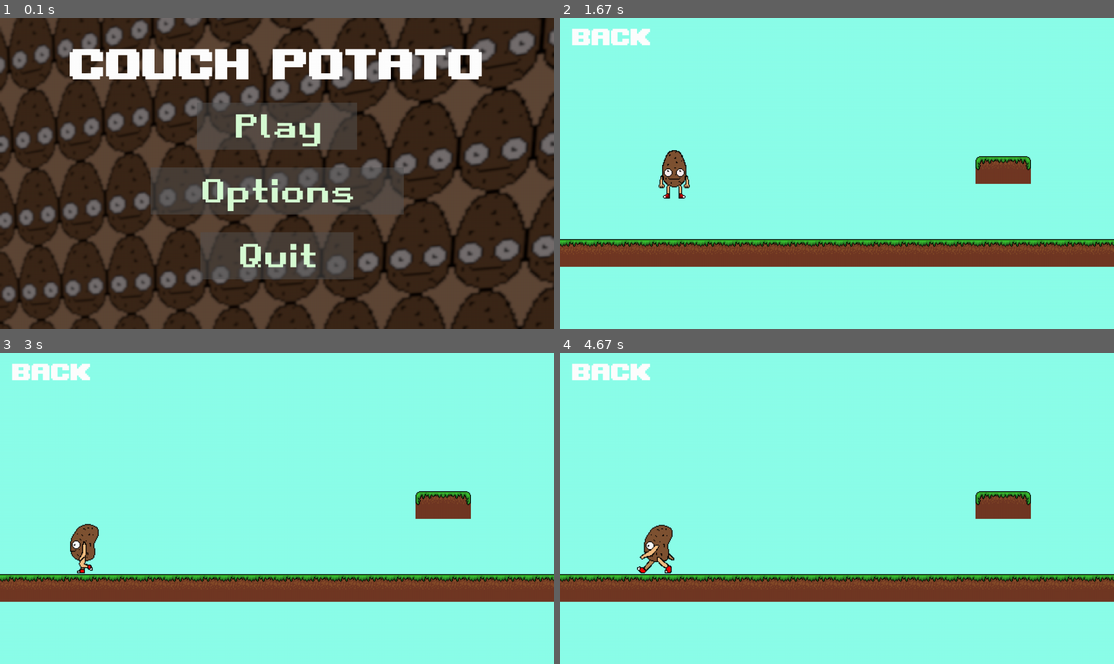
Above: before the commit, frames 1-4 (two rows, left to right).
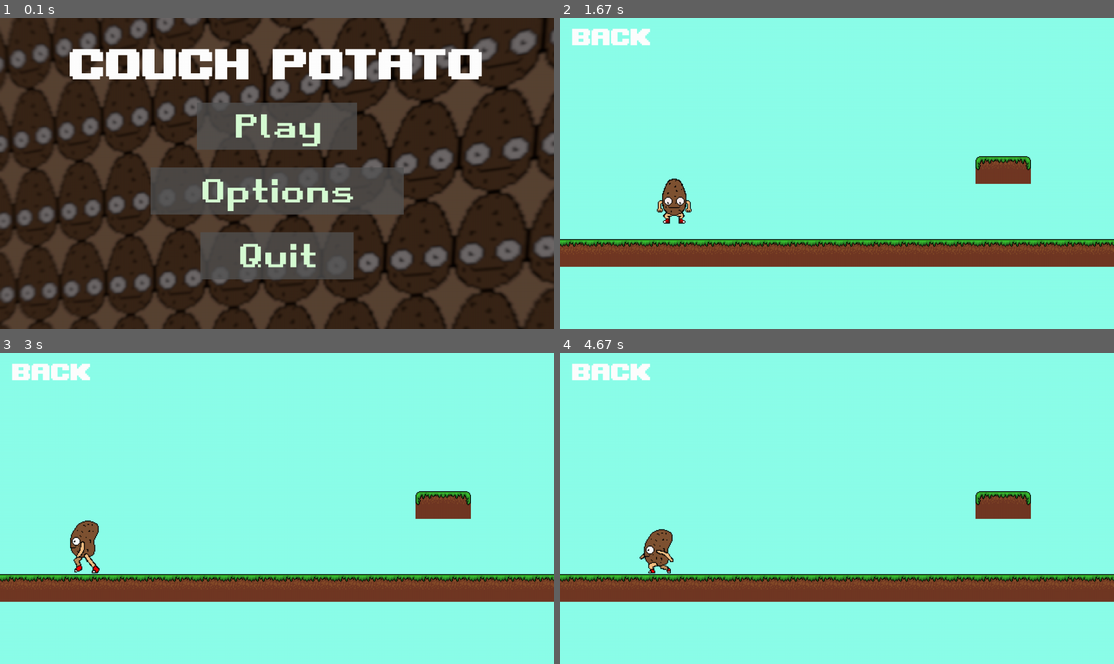
Above: after the commit, the same moments.

Repository: 6Danio6/gra-pygame
Game: pygame game, started from main.py
Two runs of this game, one before a commit and one after it. Both use one fixed random seed, a clock stepped at 60 frames per second and the inputs below.
Inputs (mouse positions are in pixels of both pictures, inside the frame that each line leads up to):
- Up to frame 1 (0.1 s): no input
- Up to frame 2 (1.67 s): click "Play" at 0.38 s; click (770, 148) at 0.72 s, where only the run after the commit has a clickable "1"; hold D 1-1.47 s; hold W from 1.5 s (still down)
- Up to frame 3 (3 s): release W at 1.8 s; hold D 1.83-2.3 s; hold A 2.33-2.87 s; hold A from 2.9 s (still down)
- Up to frame 4 (4.67 s): release A at 3.3 s; hold W 3.33-3.7 s; hold D 3.73-4.37 s; hold A from 4.4 s (still down)

The runs differ from the first frame. In frame 1, 1.3% of the frame differs, in the area x 0-100%, y 0-100%; in frame 2, 1.0%; in frame 3, 0.5%; in frame 4, 0.5%.

Commit message:
level selector w menu, zaczęty plik z kanapą

Diff:
--- /dev/null
+++ b/couch.py
@@ -0,0 +1,19 @@
+import pygame, settings, menu
+
+class Couch:
+    def __init__(self):
+        self.image = pygame.image.load("couch.png")
+        self.width = self.image.get_width()
+        self.height = self.image.get_height()
+        self.hitbox = pygame.Rect(0,0,self.width,self.height)
+        self.collisions = []
+
+    def tick(self, keys, tiles):
+        self.picture_cords = [self.hitbox.x, self.hitbox.y]
+        self.movement = [0,0]
+        if len(self.collisions) > 0:
+            menu.Menu()
+
+    def draw(self):
+        self.image = pygame.transform.flip(self.image,self.flip,False)
+        settings.Display.blit(self.image,(self.picture_cords[0] ,self.picture_cords[1]))
--- a/gra.py
+++ b/gra.py
@@ -2,9 +2,9 @@
 from button import Button
 from kartofel import Player
 
-def Gra():
+def Gra(map_number):
     tile_pics = settings.load_tiles()
-    game_map = settings.load_map("map")
+    game_map = settings.load_map(f"maps/map{map_number}")
     player = Player()
     tiles = []
     while True:
--- /dev/null
+++ b/levels.py
@@ -0,0 +1,55 @@
+from button import Button
+import pygame, settings, sys, gra, menu
+
+def Levels():
+    while True:
+        bg = pygame.image.load("backgrounds/bg5.png")
+        bg = pygame.transform.scale(bg, (settings.window_size[0],settings.window_size[1]))
+        settings.screen.blit(bg, (0, 0))
+
+        MENU_MOUSE_POS = pygame.mouse.get_pos()
+
+        MENU_TEXT = settings.get_font(1,100).render("LEVELS", False, "#ffffff")
+        MENU_RECT = MENU_TEXT.get_rect(center=(640, 100))
+
+        BUTTON_1 = Button(image=pygame.image.load("buttons/square.png"), pos=(490, 300),
+                            text_input="1", font=settings.get_font(2,75), base_color="#d7fcd4", hovering_color="White")
+        BUTTON_2 = Button(image=pygame.image.load("buttons/square.png"), pos=(640, 300),
+                            text_input="2", font=settings.get_font(2,75), base_color="#d7fcd4", hovering_color="White")
+        BUTTON_3 = Button(image=pygame.image.load("buttons/square.png"), pos=(790, 300),
+                            text_input="3", font=settings.get_font(2,75), base_color="#d7fcd4", hovering_color="White")
+        BUTTON_4 = Button(image=pygame.image.load("buttons/square.png"), pos=(490, 450),
+                            text_input="4", font=settings.get_font(2,75), base_color="#d7fcd4", hovering_color="White")
+        BUTTON_5 = Button(image=pygame.image.load("buttons/square.png"), pos=(640, 450),
+                            text_input="5", font=settings.get_font(2,75), base_color="#d7fcd4", hovering_color="White")
+        BUTTON_6 = Button(image=pygame.image.load("buttons/square.png"), pos=(790, 450),
+                            text_input="6", font=settings.get_font(2,75), base_color="#d7fcd4", hovering_color="White")
+        PLAY_BACK = Button(image=None, pos=(120, 40), text_input="BACK", font=settings.get_font(1,75), base_color="White", hovering_color="Green")
+        PLAY_BACK.changeColor(MENU_MOUSE_POS)
+        settings.screen.blit(MENU_TEXT, MENU_RECT)
+
+        for button in [BUTTON_1,BUTTON_2,BUTTON_3,BUTTON_4,BUTTON_5,BUTTON_6]:
+            button.changeColor(MENU_MOUSE_POS)
+            button.update(settings.screen)
+
+        for event in pygame.event.get():
+            if event.type == pygame.QUIT:
+                pygame.quit()
+                sys.exit()
+            if event.type == pygame.MOUSEBUTTONDOWN:
+                if BUTTON_1.checkForInput(MENU_MOUSE_POS):
+                    gra.Gra(1)
+                if BUTTON_2.checkForInput(MENU_MOUSE_POS):
+                    gra.Gra(2)
+                if BUTTON_3.checkForInput(MENU_MOUSE_POS):
+                    gra.Gra(3)
+                if BUTTON_4.checkForInput(MENU_MOUSE_POS):
+                    gra.Gra(4)
+                if BUTTON_5.checkForInput(MENU_MOUSE_POS):
+                    gra.Gra(5)
+                if BUTTON_6.checkForInput(MENU_MOUSE_POS):
+                    gra.Gra(6)
+                if PLAY_BACK.checkForInput(MENU_MOUSE_POS):
+                    menu.Menu()
+
+        pygame.display.update()
--- /dev/null
+++ b/maps/map2.txt
@@ -0,0 +1,12 @@
+00 00 00 00 00 00 00 00 00 00 00 00 00 00 00 00 00 00 00 00
+00 00 00 00 00 00 00 00 00 00 00 00 00 00 00 00 00 00 00 00
+00 00 00 00 00 00 00 00 00 00 00 00 00 00 00 00 00 00 00 00
+00 00 00 00 00 00 00 00 00 00 00 00 00 00 00 00 00 00 00 00
+00 00 00 00 00 00 00 00 00 00 00 00 00 00 00 00 00 00 00 00
+00 00 00 00 00 00 00 00 00 00 00 00 00 00 00 25 29 00 00 00
+00 00 00 00 00 00 00 00 00 00 25 29 00 00 00 00 00 00 00 00
+00 00 00 00 00 00 00 00 00 00 00 00 00 00 00 00 00 00 00 00
+05 05 05 05 05 05 00 00 00 00 00 00 00 00 00 00 00 00 00 00
+00 00 00 00 00 00 00 00 00 00 00 00 00 00 00 00 00 00 00 00
+00 00 00 00 00 00 00 00 00 00 00 00 00 00 00 00 00 00 00 00
+00 00 00 00 00 00 00 00 00 00 00 00 00 00 00 00 00 00 00 00
--- /dev/null
+++ b/maps/map3.txt
@@ -0,0 +1,12 @@
+00 00 00 00 00 00 00 00 00 00 00 00 00 00 00 00 00 00 00 00
+00 00 00 00 00 00 00 00 00 00 00 00 00 00 00 00 00 00 00 00
+00 00 00 00 00 00 00 00 00 00 00 00 00 00 00 00 00 00 00 00
+00 00 00 00 00 00 00 00 00 00 00 00 00 00 00 00 00 00 00 00
+00 00 00 00 00 00 00 00 00 00 00 00 00 00 00 00 00 00 00 00
+00 00 00 00 00 00 00 00 00 00 00 00 00 00 00 25 29 00 00 00
+00 00 00 00 00 00 00 00 00 00 00 00 00 00 00 00 00 00 00 00
+00 00 00 00 00 00 00 00 00 00 00 00 00 00 00 00 00 00 00 00
+05 05 05 05 05 05 05 05 05 05 05 05 05 05 05 05 05 05 05 05
+00 00 00 00 00 00 00 00 00 00 00 00 00 00 00 00 00 00 00 00
+00 00 00 00 00 00 00 00 00 00 00 00 00 00 00 00 00 00 00 00
+00 00 00 00 00 00 00 00 00 00 00 00 00 00 00 00 00 00 00 00
--- /dev/null
+++ b/maps/map4.txt
@@ -0,0 +1,12 @@
+00 00 00 00 00 00 00 00 00 00 00 00 00 00 00 00 00 00 00 00
+00 00 00 00 00 00 00 00 00 00 00 00 00 00 00 00 00 00 00 00
+00 00 00 00 00 00 00 00 00 00 00 00 00 00 00 00 00 00 00 00
+00 00 00 00 00 00 00 00 00 00 00 00 00 00 00 00 00 00 00 00
+00 00 00 00 00 00 00 00 00 00 00 00 00 00 00 00 00 00 00 00
+00 00 00 00 00 00 00 00 00 00 00 00 00 00 00 25 29 00 00 00
+00 00 00 00 00 00 00 00 00 00 00 00 00 00 00 00 00 00 00 00
+00 00 00 00 00 00 00 00 00 00 00 00 00 00 00 00 00 00 00 00
+05 05 05 05 05 05 05 05 05 05 05 05 05 05 05 05 05 05 05 05
+00 00 00 00 00 00 00 00 00 00 00 00 00 00 00 00 00 00 00 00
+00 00 00 00 00 00 00 00 00 00 00 00 00 00 00 00 00 00 00 00
+00 00 00 00 00 00 00 00 00 00 00 00 00 00 00 00 00 00 00 00
--- /dev/null
+++ b/maps/map5.txt
@@ -0,0 +1,12 @@
+00 00 00 00 00 00 00 00 00 00 00 00 00 00 00 00 00 00 00 00
+00 00 00 00 00 00 00 00 00 00 00 00 00 00 00 00 00 00 00 00
+00 00 00 00 00 00 00 00 00 00 00 00 00 00 00 00 00 00 00 00
+00 00 00 00 00 00 00 00 00 00 00 00 00 00 00 00 00 00 00 00
+00 00 00 00 00 00 00 00 00 00 00 00 00 00 00 00 00 00 00 00
+00 00 00 00 00 00 00 00 00 00 00 00 00 00 00 25 29 00 00 00
+00 00 00 00 00 00 00 00 00 00 00 00 00 00 00 00 00 00 00 00
+00 00 00 00 00 00 00 00 00 00 00 00 00 00 00 00 00 00 00 00
+05 05 05 05 05 05 05 05 05 05 05 05 05 05 05 05 05 05 05 05
+00 00 00 00 00 00 00 00 00 00 00 00 00 00 00 00 00 00 00 00
+00 00 00 00 00 00 00 00 00 00 00 00 00 00 00 00 00 00 00 00
+00 00 00 00 00 00 00 00 00 00 00 00 00 00 00 00 00 00 00 00
--- /dev/null
+++ b/maps/map6.txt
@@ -0,0 +1,12 @@
+00 00 00 00 00 00 00 00 00 00 00 00 00 00 00 00 00 00 00 00
+00 00 00 00 00 00 00 00 00 00 00 00 00 00 00 00 00 00 00 00
+00 00 00 00 00 00 00 00 00 00 00 00 00 00 00 00 00 00 00 00
+00 00 00 00 00 00 00 00 00 00 00 00 00 00 00 00 00 00 00 00
+00 00 00 00 00 00 00 00 00 00 00 00 00 00 00 00 00 00 00 00
+00 00 00 00 00 00 00 00 00 00 00 00 00 00 00 25 29 00 00 00
+00 00 00 00 00 00 00 00 00 00 00 00 00 00 00 00 00 00 00 00
+00 00 00 00 00 00 00 00 00 00 00 00 00 00 00 00 00 00 00 00
+05 05 05 05 05 05 05 05 05 05 05 05 05 05 05 05 05 05 05 05
+00 00 00 00 00 00 00 00 00 00 00 00 00 00 00 00 00 00 00 00
+00 00 00 00 00 00 00 00 00 00 00 00 00 00 00 00 00 00 00 00
+00 00 00 00 00 00 00 00 00 00 00 00 00 00 00 00 00 00 00 00
--- a/menu.py
+++ b/menu.py
@@ -1,9 +1,9 @@
 from button import Button
-import pygame, settings, sys, gra
+import pygame, settings, sys, gra, levels
 
 def Menu():
     while True:
-        bg = pygame.image.load("backgrounds/bg4.png")
+        bg = pygame.image.load("backgrounds/bg5.png")
         bg = pygame.transform.scale(bg, (settings.window_size[0],settings.window_size[1]))
         settings.screen.blit(bg, (0, 0))
 
@@ -32,9 +32,9 @@
                 sys.exit()
             if event.type == pygame.MOUSEBUTTONDOWN:
                 if PLAY_BUTTON.checkForInput(MENU_MOUSE_POS):
-                    gra.Gra()
+                    levels.Levels()
                 if OPTIONS_BUTTON.checkForInput(MENU_MOUSE_POS):
-                    gra.Gra()
+                    gra.Gra(1)
                 if QUIT_BUTTON.checkForInput(MENU_MOUSE_POS):
                     pygame.quit()
                     sys.exit()
Binary file added: backgrounds/bg5.png
Binary file changed: buttons/Options.png
Binary file changed: buttons/Play.png
Binary file changed: buttons/Quit.png
Binary file added: buttons/square.png
Binary file added: couch.png
Renamed: map.txt -> maps/map1.txt
